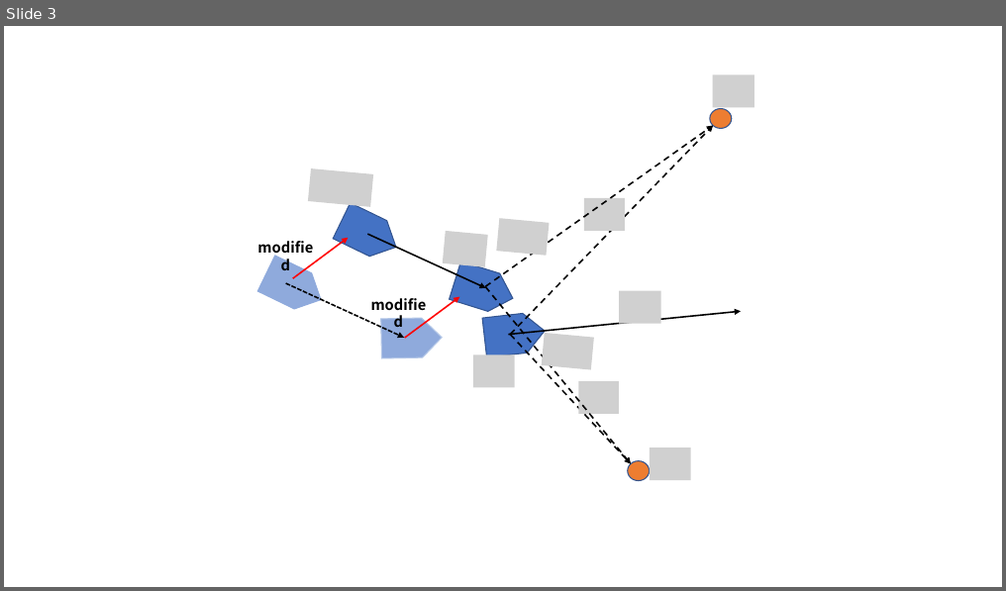
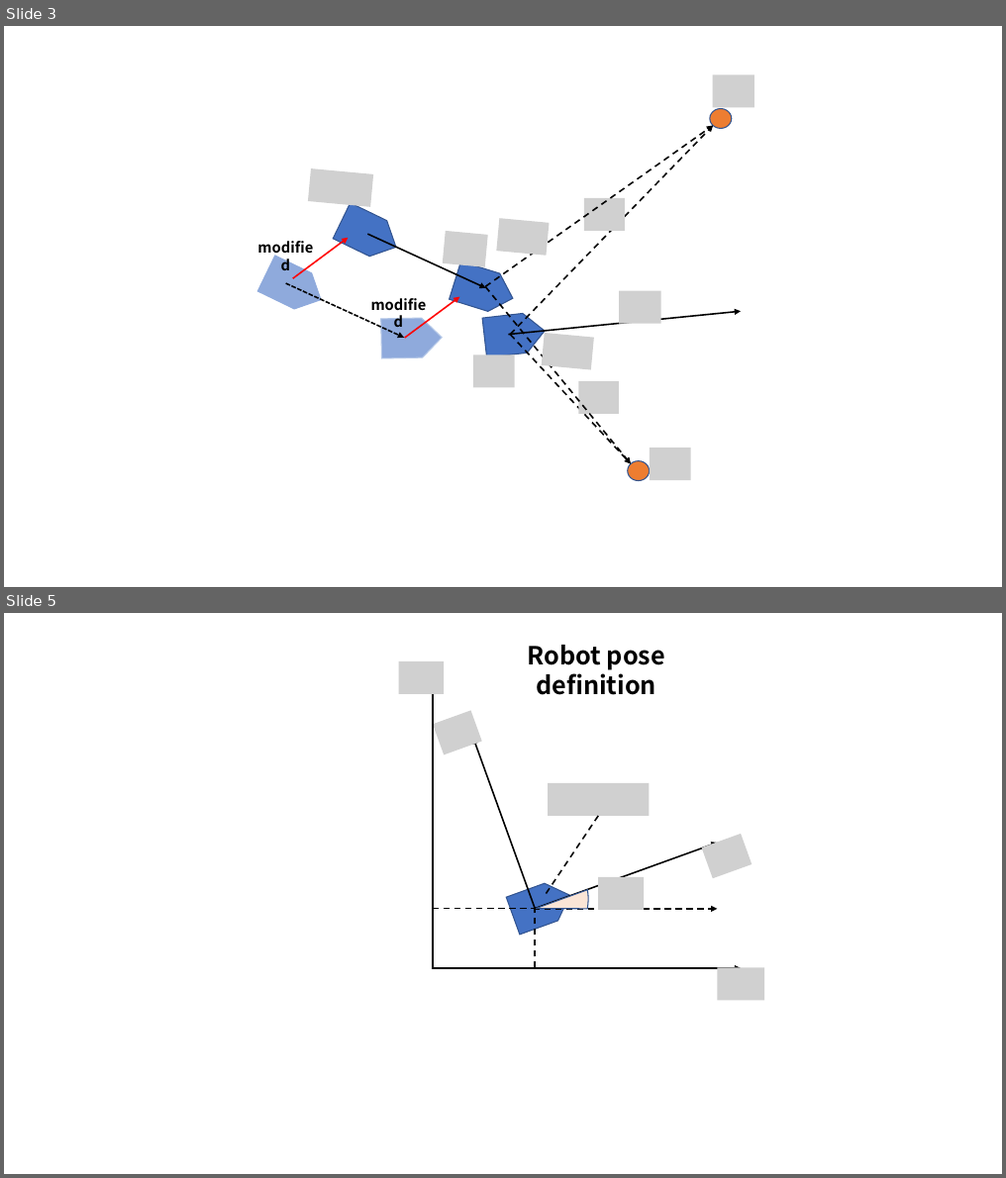
Before and after one commit to ShisatoYano/SlamBeginnersProgram, a slide deck: Diagrams.pptx. Shown one above the other, each under a label of ours: slide 3 before the commit, slides 3 and 5 after it; the slides between them are not shown. The pictures are 1006x591 and 1006x1178 pixels, drawn with LibreOffice and Linux fonts; fonts in the diff are those of the drawing; grey boxes stand for pictures. Boxes give left, top, right and bottom in pixels: in the first picture for what was removed or moved away, otherwise in the second. Text is boxed around its words. In the diff, an @@ line names an element or a change of style, - is before the commit and + after.

Commit message:
add robot definition diagram.

```diff
--- a/Diagrams.pptx
+++ b/Diagrams.pptx
@@ slide 5 added at (4, 613, 1002, 1174), background #FFFFFF @@
@@ picture added at (399, 662, 444, 694) @@
@@ text added at (528, 645, 665, 695), 24 pt, text #000000, bold @@
+Robot pose definition
@@ arrow added from (433, 967) to (433, 686), #000000 1.5 pt @@
@@ picture added at (548, 783, 648, 816) @@
@@ line added from (546, 894) to (598, 816), #000000 1.5 pt dashed @@
@@ pie slice (boxed as its full ellipse) added at (462, 834, 610, 982), fill #FBE5D6, outline #325491 1 pt @@
@@ group added at (433, 710, 752, 935): 2 arrows, 2 pictures, 1 pentagon arrow @@
@@ picture added at (598, 877, 645, 910) @@
@@ line added from (433, 909) to (536, 909), #000000 1.5 pt dashed @@
@@ arrow added from (534, 909) to (718, 909), #000000 1.5 pt dashed @@
@@ line added from (535, 967) to (535, 906), #000000 1.5 pt dashed @@
@@ arrow added from (433, 968) to (741, 968), #000000 1.5 pt @@
@@ picture added at (718, 967, 764, 1001) @@
```
Also in this commit, not shown: 1 other slide added.
